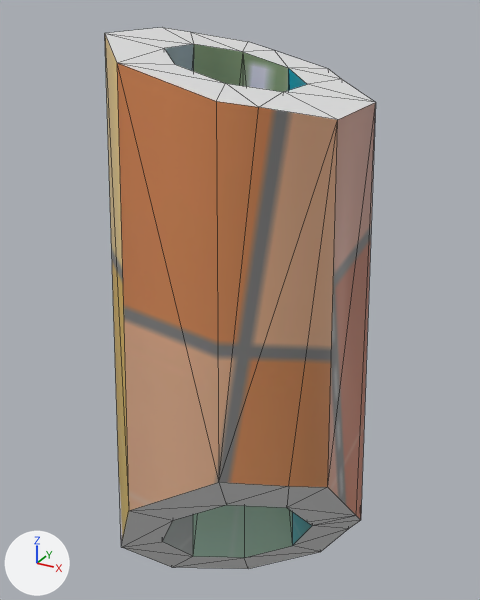
A saved change to the FBX model Assets/Models/LD Elements/Breakables/LongVase/LongVase_SHAT_cell_012.fbx.
The view is the same before and after, from a camera (50 mm lens) standing at (0.213, -0.381, 2.564) and looking at (-0.016, 0.036, 2.356). The lights are fixed; the arrows at lower left show +X, +Y and +Z. Mesh edges are drawn as thin lines. Vertices at the same position are counted once.

The scene before the commit, as lines of its bpy script (objects in view):
```python
me_longvase_shat_cell_001 = bpy.data.meshes.new('LongVase_SHAT_cell.001')
me_longvase_shat_cell_001.from_pydata(...)  # 40 vertices, 80 faces; spans x -0.1..0.095, y -0.09..0.101, z 2.007..2.552
# faces by material slot: [40, 40]
me_longvase_shat_cell_001.materials.append(mat_extern)  # picture img_uv_mapping_jpg
me_longvase_shat_cell_001.materials.append(mat_intern)  # white #e7e7e7
ob_longvase_shat_cell_012 = bpy.data.objects.new('LongVase_SHAT_cell_012', me_longvase_shat_cell_001)
ob_longvase_shat_cell_012.location = (0.0, 0.0, 0.0)
```
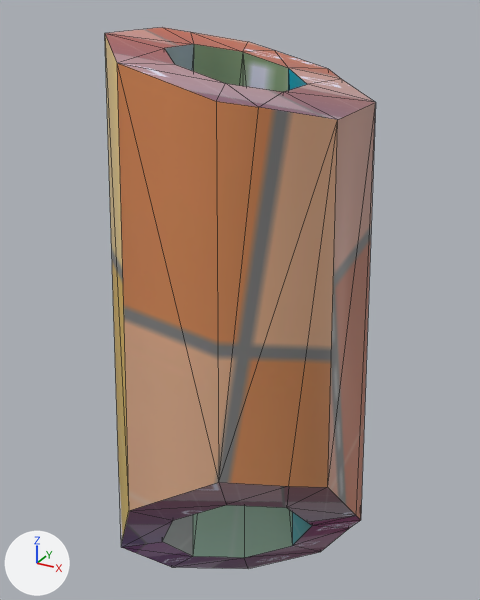
What differs and where, as boxes (x1, y1, x2, y2) in the pictures (480 x 600 px):
part 1 of me_longvase_shat_cell_001, recoloured: (105, 27, 375, 569) in both

The change, as a diff of the scene's bpy script:
```diff
--- a/Assets/Models/LD Elements/Breakables/LongVase/LongVase_SHAT_cell_012.fbx.py
+++ b/Assets/Models/LD Elements/Breakables/LongVase/LongVase_SHAT_cell_012.fbx.py
@@ me_longvase_shat_cell_001 @@
 me_longvase_shat_cell_001.from_pydata(...)  # 40 vertices, 80 faces; spans x -0.1..0.095, y -0.09..0.101, z 2.007..2.552
 # used by ob_longvase_shat_cell_012; location = (0.0, 0.0, 0.0)
+# me_longvase_shat_cell_001 part 1: all 40 faces that had it switch from mat_intern (white #e7e7e7) to mat_extern (picture img_uv_mapping_jpg)
```
